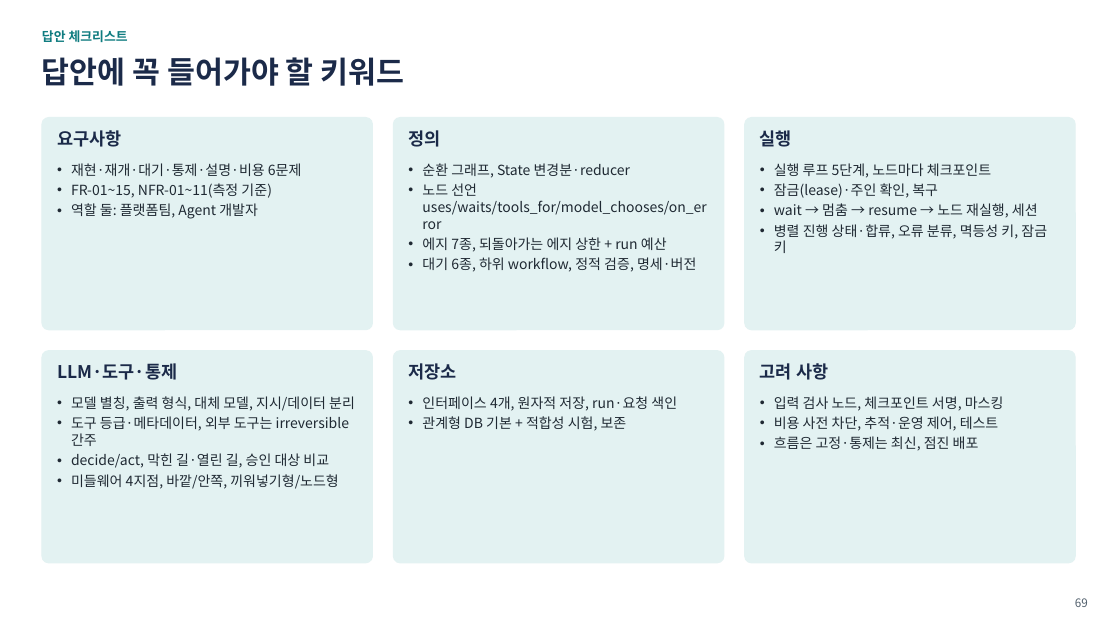
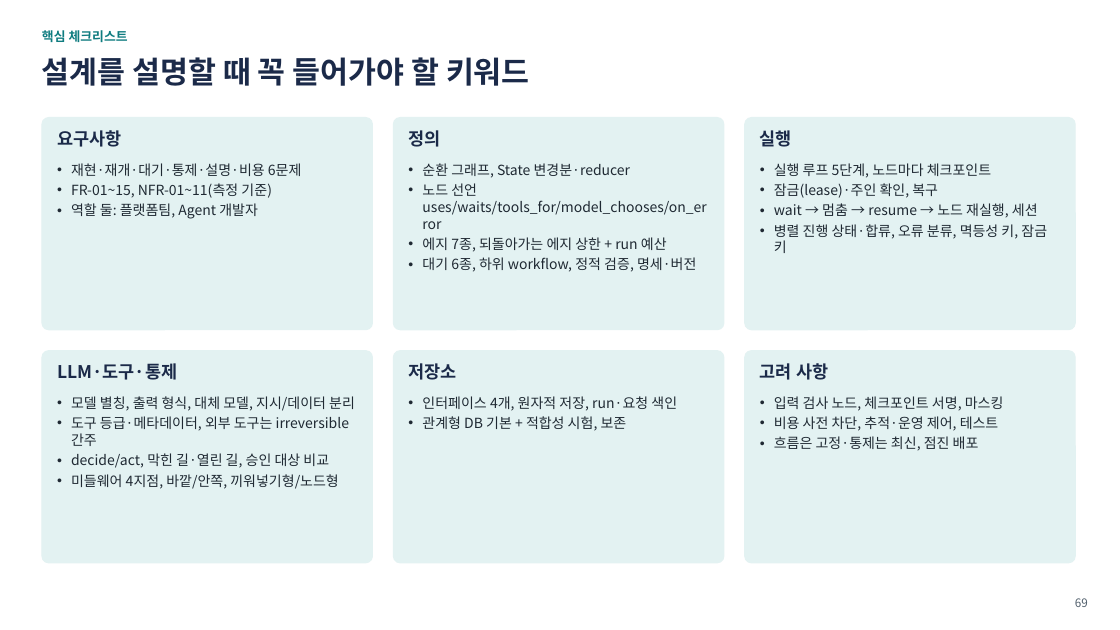
Before and after one commit to iwindfree/ai-agent-framework-architecture, a slide deck: slide 69 of AI_Agent_Workflow_Framework_Summary.pptx. Drawn at 1120x630 pixels with LibreOffice and Linux fonts; fonts in the diff are those of the drawing. Boxes give left, top, right and bottom in pixels: in the first picture for what was removed or moved away, otherwise in the second. Text is boxed around its words. In the diff, an @@ line names an element or a change of style, - is before the commit and + after.

```diff
--- a/AI_Agent_Workflow_Framework_Summary.pptx
+++ b/AI_Agent_Workflow_Framework_Summary.pptx
@@ text at <box>42,30,128,42</box>: text changed @@
-답안 체크리스트
+핵심 체크리스트
@@ text at <box>42,57,530,86</box>: text changed @@
-답안에 꼭 들어가야 할 키워드
+설계를 설명할 때 꼭 들어가야 할 키워드
```
Also in this commit, not shown: 2 other slides changed.
